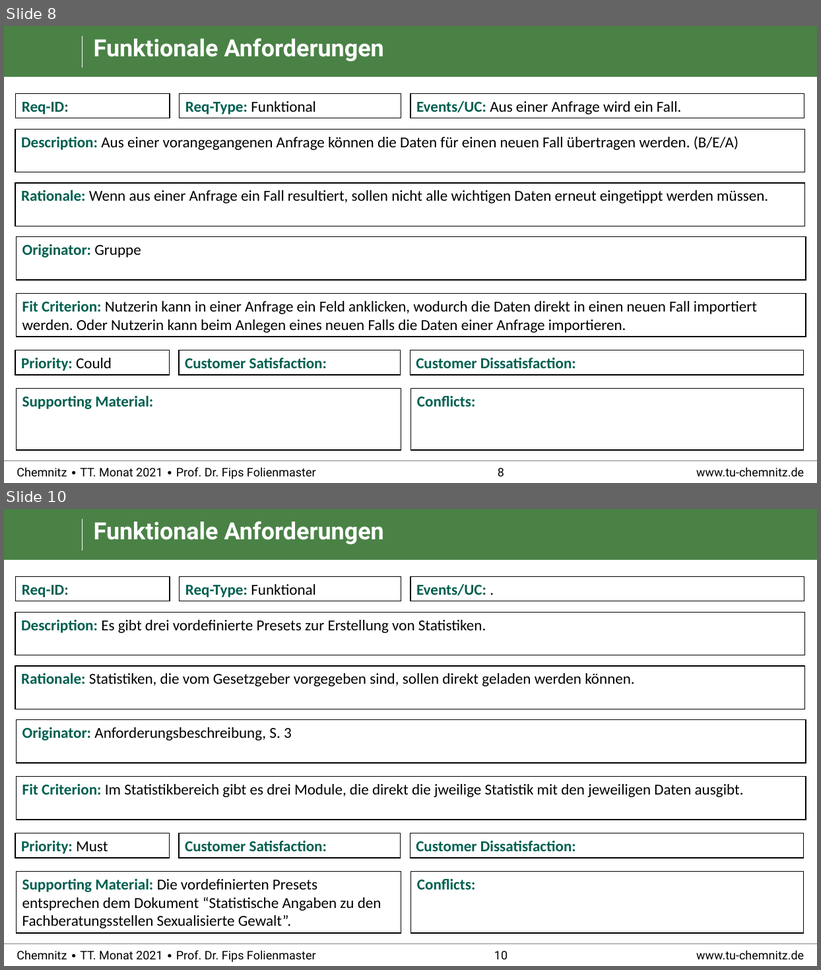
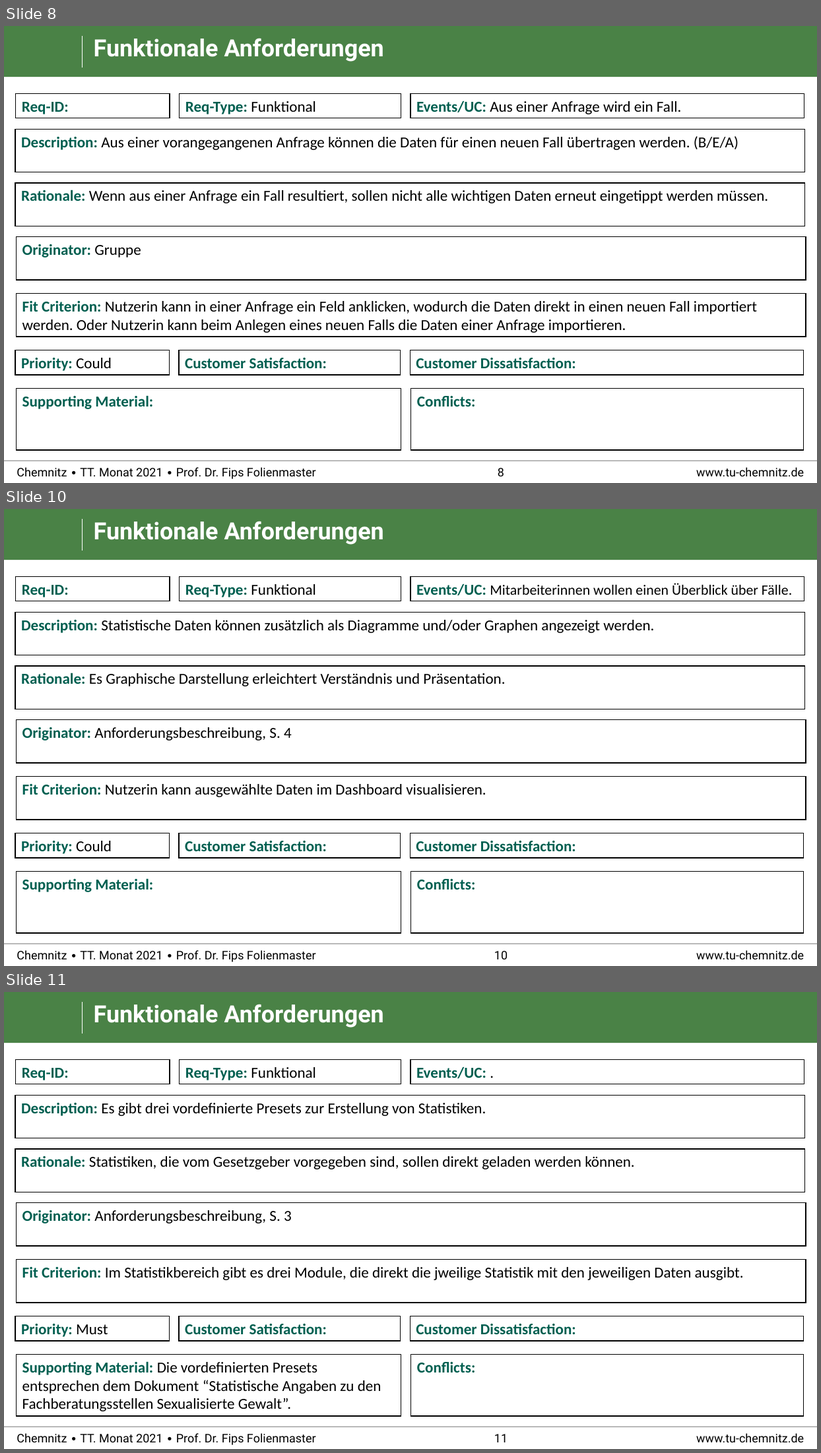
Before and after one commit to RealBiggerBo/Softwaretechnik, a slide deck: SnowCards_Requirements.pptx. Shown one above the other, each under a label of ours: slides 8 and 10 before the commit, slides 8, 10 and 11 after it; the slides between them are not shown. The pictures are 821x970 and 821x1453 pixels, drawn with LibreOffice and Linux fonts; fonts in the diff are those of the drawing; background and template pictures are left out. Boxes give left, top, right and bottom in pixels: in the first picture for what was removed or moved away, otherwise in the second. Text is boxed around its words. In the diff, an @@ line names an element or a change of style, - is before the commit and + after.

```diff
--- a/SnowCards_Requirements.pptx
+++ b/SnowCards_Requirements.pptx
@@ slide 10 added at (4, 509, 817, 966), background #FFFFFF; not listed: 6 template elements that a slide beside it also shows @@
@@ title added at (94, 521, 384, 545), 28 pt, text #FFFFFF, bold @@
+Funktionale Anforderungen
@@ rectangle added at (16, 577, 170, 601), fill #FFFFFF, outline #000000 1 pt, 18 pt, text #005F50, bold @@
+Req-ID:
@@ rectangle added at (180, 577, 401, 601), fill #FFFFFF, outline #000000 1 pt, 18 pt, text #000000 @@
+Req-Type: Funktional
@@ rectangle added at (411, 577, 805, 601), fill #FFFFFF, outline #000000 1 pt, 17 pt, text #000000 @@
+Events/UC: Mitarbeiterinnen wollen einen Überblick über Fälle.
@@ group added at (15, 612, 806, 820): 4 rectangles @@
+Description: Statistische Daten können zusätzlich als Diagramme und/oder Graphen angezeigt werden.
+Rationale: Es Graphische Darstellung erleichtert Verständnis und Präsentation.
+Originator: Anforderungsbeschreibung, S. 4
+Fit Criterion: Nutzerin kann ausgewählte Daten im Dashboard visualisieren.
@@ rectangle added at (15, 834, 169, 858), fill #FFFFFF, outline #000000 1 pt, 18 pt, text #005F50, bold @@
+Priority: Could
@@ rectangle added at (179, 834, 401, 858), fill #FFFFFF, outline #000000 1 pt, 18 pt, text #005F50, bold @@
+Customer Satisfaction:
@@ rectangle added at (411, 834, 805, 858), fill #FFFFFF, outline #000000 1 pt, 18 pt, text #005F50, bold @@
+Customer Dissatisfaction:
@@ rectangle added at (16, 872, 401, 933), fill #FFFFFF, outline #000000 1 pt, 18 pt, text #005F50, bold @@
+Supporting Material:
@@ rectangle added at (411, 872, 805, 933), fill #FFFFFF, outline #000000 1 pt, 18 pt, text #005F50, bold @@
+Conflicts:
@@ what was slide 10 is now slide 11 @@
@@ page number at (494, 1434, 508, 1443): text changed @@
-10
+11
```
Also in this commit, not shown: 8 slides changed, 5 other slides added.
